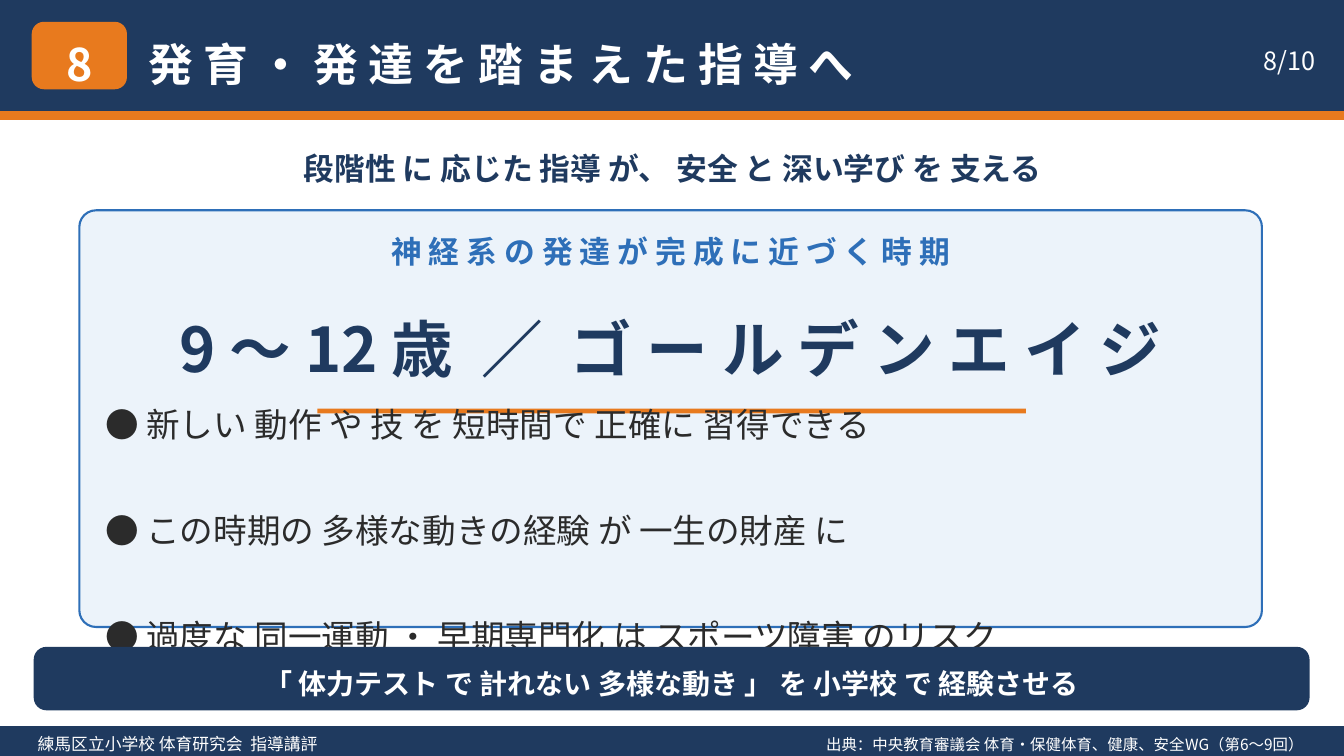
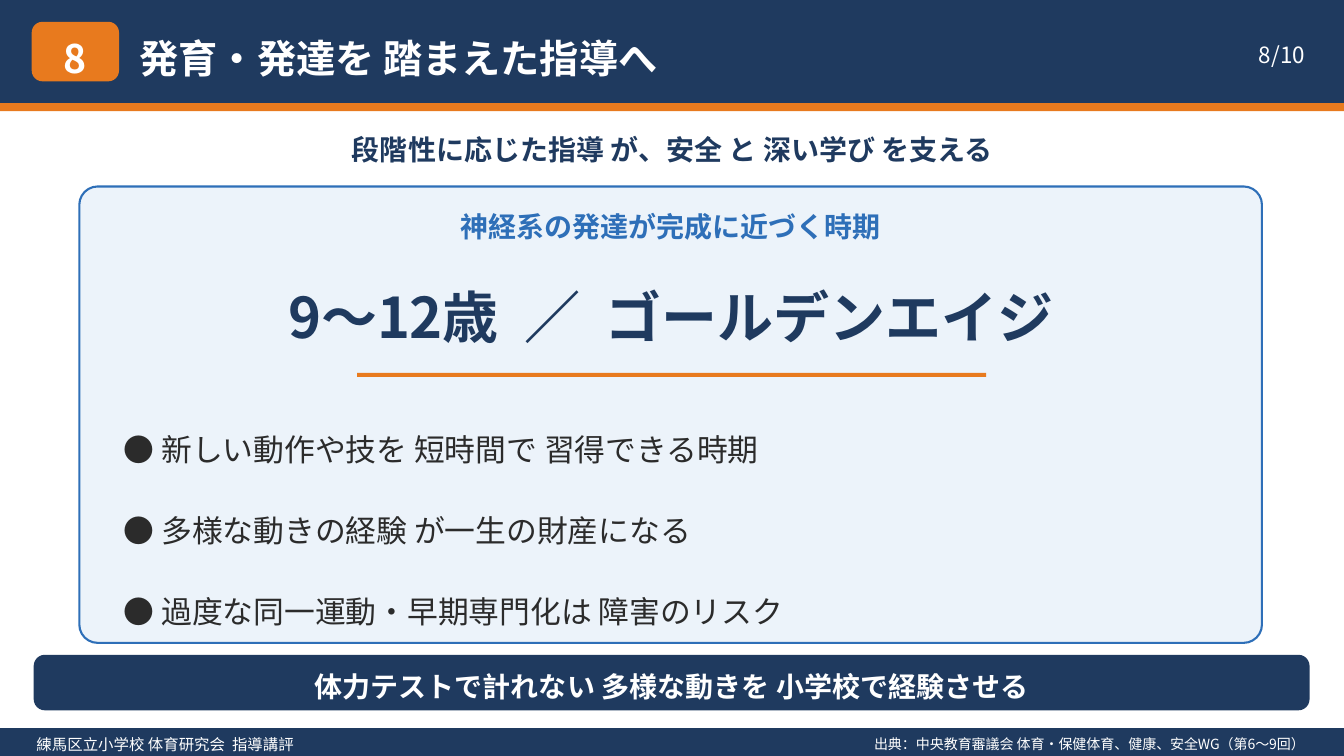
Before and after one commit to contynet730-star/con30, a slide deck: slide 8 of 体育・保健体育の方向性_指導講評.pptx. Drawn at 1344x756 pixels with LibreOffice and Linux fonts; fonts in the diff are those of the drawing. Boxes give left, top, right and bottom in pixels: in the first picture for what was removed or moved away, otherwise in the second. Text is boxed around its words. In the diff, an @@ line names an element or a change of style, - is before the commit and + after.

```diff
--- a/体育・保健体育の方向性_指導講評.pptx
+++ b/体育・保健体育の方向性_指導講評.pptx
@@ rectangle: place and size @@
-rectangle at bbox=[0, 0, 1344, 111]
+rectangle at bbox=[0, 0, 1344, 103]
@@ text "8" at bbox=[64, 43, 87, 84]: size 32 to 28 pt; line spacing 1.3 to 1.25 @@
@@ rounded rectangle: place and size @@
-rounded rectangle at bbox=[31, 22, 126, 90]
+rounded rectangle at bbox=[31, 22, 119, 82]
@@ text "8/10" at bbox=[1259, 45, 1305, 67]: size 18 to 16 pt; line spacing 1.3 to 1.25 @@
@@ text at bbox=[140, 39, 657, 77]: text changed; size 32 to 28 pt @@
-発 育 ・ 発 達 を 踏 ま え た 指 導 へ
+発育・発達を 踏まえた指導へ
@@ rectangle: place and size @@
-rectangle at bbox=[0, 111, 1344, 120]
+rectangle at bbox=[0, 103, 1344, 111]
@@ text at bbox=[352, 136, 993, 163]: text changed; size 22 to 20 pt @@
-段階性 に 応じた 指導 が、 安全 と 深い学び を 支える
+段階性に応じた指導 が、安全 と 深い学び を支える
@@ rounded rectangle: place and size @@
-rounded rectangle at bbox=[80, 211, 1262, 627]
+rounded rectangle at bbox=[80, 187, 1262, 643]
@@ text at bbox=[460, 213, 881, 240]: text changed; size 22 to 20 pt @@
-神 経 系 の 発 達 が 完 成 に 近 づ く 時 期
+神経系の発達が完成に近づく時期
@@ text at bbox=[288, 289, 1054, 343]: text changed; size 44 to 40 pt @@
-9 〜 12 歳 ／ ゴ ー ル デ ン エ イ ジ
+9〜12歳 ／ ゴールデンエイジ
@@ rectangle: place and size @@
-rectangle at bbox=[318, 409, 1026, 414]
+rectangle at bbox=[357, 373, 986, 377]
@@ text at bbox=[161, 435, 784, 626]: text changed; size 24 to 22 pt @@
-● 新しい 動作 や 技 を 短時間で 正確に 習得できる
-● この時期の 多様な動きの経験 が 一生の財産 に
-● 過度な 同一運動 ・ 早期専門化 は スポーツ障害 のリスク
+● 新しい動作や技を 短時間で 習得できる時期
+● 多様な動きの経験 が一生の財産になる
+● 過度な同一運動・早期専門化は 障害のリスク
@@ rounded rectangle: place and size @@
-rounded rectangle at bbox=[33, 647, 1310, 711]
+rounded rectangle at bbox=[33, 655, 1310, 711]
@@ text at bbox=[315, 673, 1029, 700]: text changed @@
-「 体力テスト で 計れない 多様な動き 」 を 小学校 で 経験させる
+体力テストで計れない 多様な動きを 小学校で経験させる
@@ text "練馬区立小学校 体育研究会 指導講評" at bbox=[36, 737, 294, 752]: size 12 to 11 pt; line spacing 1.3 to 1.25 @@
@@ text "出典：中央教育審議会 体育・保健体育、健康、安全WG（第6～9回）" at bbox=[874, 737, 1305, 750]: size 11 to 10 pt; line spacing 1.3 to 1.25 @@
```
Also in this commit, not shown: 9 other slides changed, 1 other file.
